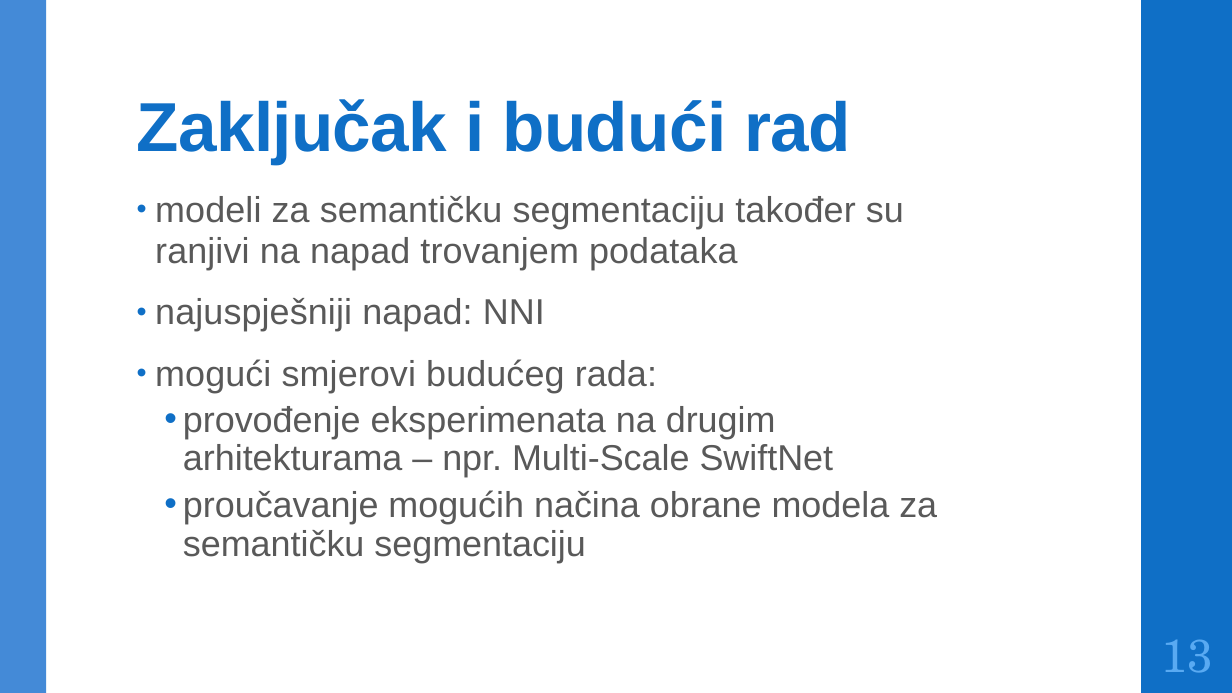
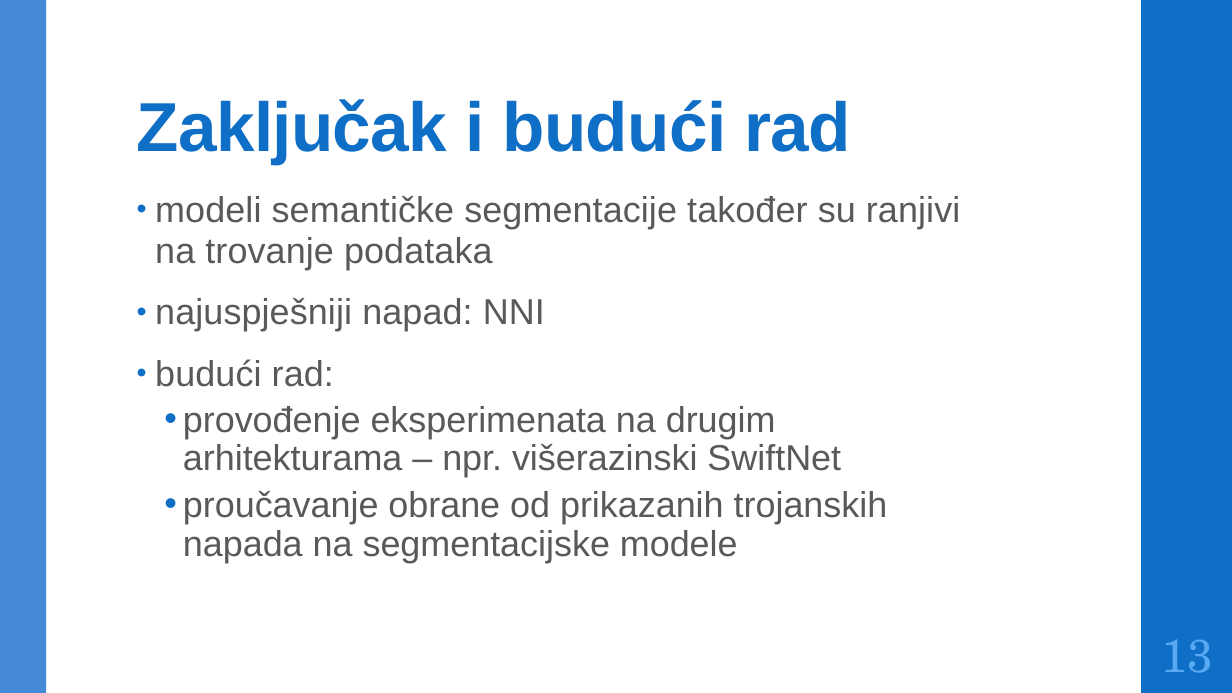
Before and after one commit to DomJamb/Seminar, a slide deck: slide 14 of Dokumentacija/Prezentacija/Trojanski napadi na modele za semantičku segmentaciju.pptx. Drawn at 1232x693 pixels with LibreOffice and Linux fonts; fonts in the diff are those of the drawing. Boxes give left, top, right and bottom in pixels: in the first picture for what was removed or moved away, otherwise in the second. Text is boxed around its words. In the diff, an @@ line names an element or a change of style, - is before the commit and + after.

```diff
--- a/Dokumentacija/Prezentacija/Trojanski napadi na modele za semantičku segmentaciju.pptx
+++ b/Dokumentacija/Prezentacija/Trojanski napadi na modele za semantičku segmentaciju.pptx
@@ text at <box>155,196,960,270</box>: text changed @@
-• modeli za semantičku segmentaciju također su ranjivi na napad trovanjem podataka
+• modeli semantičke segmentacije također su ranjivi na trovanje podataka
@@ text at <box>155,359,888,563</box>: text changed @@
-• mogući smjerovi budućeg rada:
-  • provođenje eksperimenata na drugim arhitekturama – npr. Multi-Scale SwiftNet
-  • proučavanje mogućih načina obrane modela za semantičku segmentaciju
+• budući rad:
+  • provođenje eksperimenata na drugim arhitekturama – npr. višerazinski SwiftNet
+  • proučavanje obrane od prikazanih trojanskih napada na segmentacijske modele
```
Also in this commit, not shown: 7 other slides changed, 1 other file.
